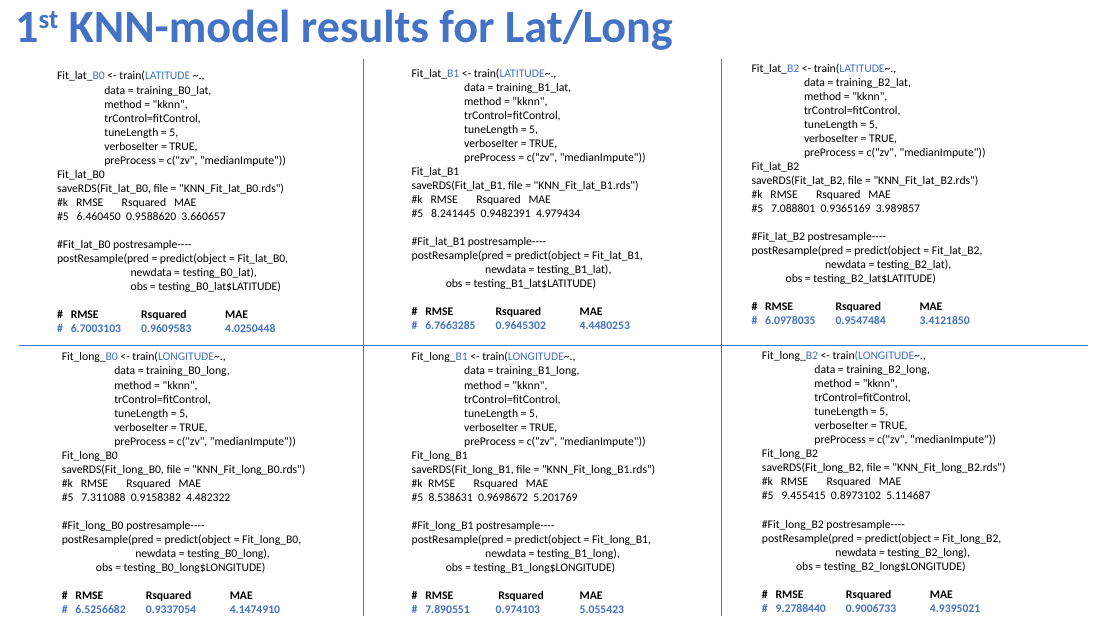
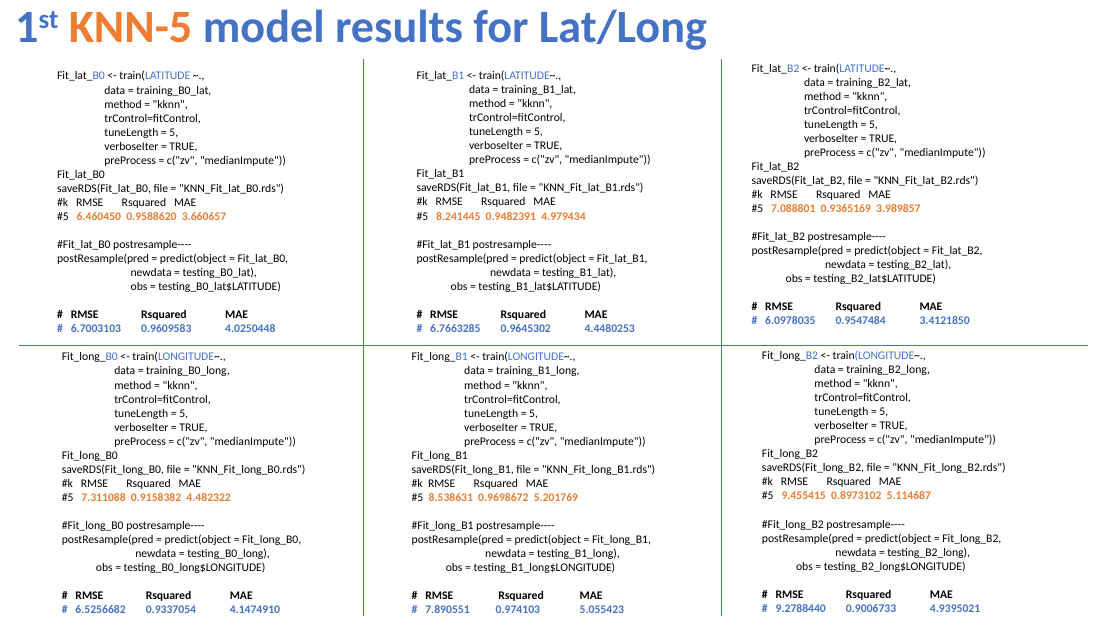
Before and after one commit to NatasjaFortuin/Wifi-locationing, a slide deck: slide 9 of Data etc/Pres Wifi.pptx (slide 11 before the commit). Drawn at 1120x630 pixels with LibreOffice and Linux fonts; fonts in the diff are those of the drawing. Boxes give left, top, right and bottom in pixels: in the first picture for what was removed or moved away, otherwise in the second. Text is boxed around its words. In the diff, an @@ line names an element or a change of style, - is before the commit and + after.

```diff
--- a/Data etc/Pres Wifi.pptx
+++ b/Data etc/Pres Wifi.pptx
@@ title at (69,9,707,50): text changed @@
-1st KNN-model results for Lat/Long
+1st KNN-5 model results for Lat/Long
@@ text at (752,204,920,212): text colour #000000 to #ED7D31, bold on in "7.088801 0.9365169 3.989857" @@
@@ text at (57,212,226,220): text colour #000000 to #ED7D31, bold on in "6.460450 0.9588620 3.660657" @@
@@ text at (417,212,585,220): text colour #000000 to #ED7D31, bold on in "8.241445 0.9482391 4.979434" @@
@@ text at (62,493,230,501): text colour #000000 to #ED7D31, bold on in "7.311088 0.9158382 4.482322" @@
@@ text at (412,493,578,501): text colour #000000 to #ED7D31, bold on in "8.538631 0.9698672 5.201769" @@
@@ text at (762,491,931,499): text colour #000000 to #ED7D31, bold on in "9.455415 0.8973102 5.114687" @@
```
Also in this commit, not shown: 22 other slides changed, 5 slides added, 3 slides removed, 2 other files.
